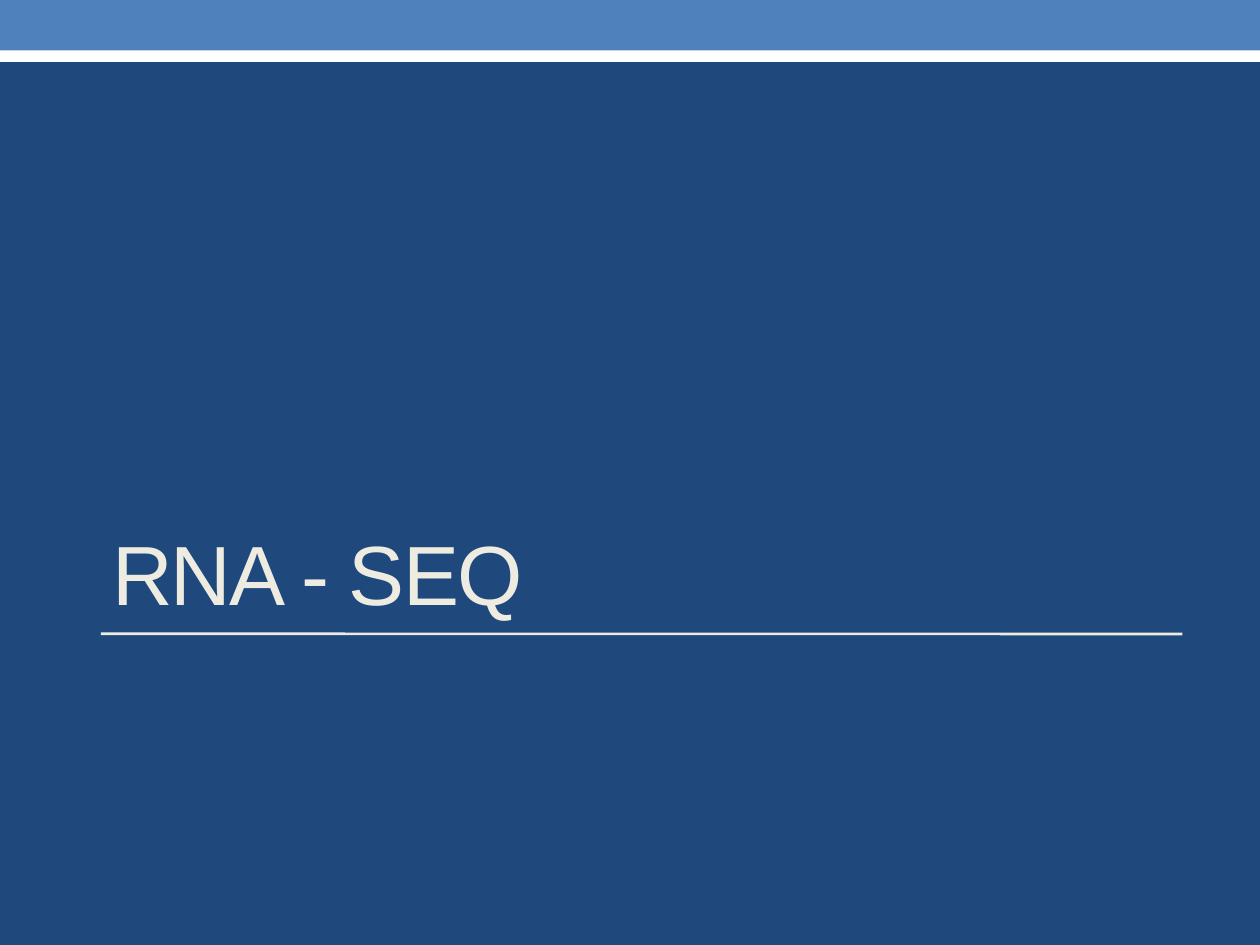
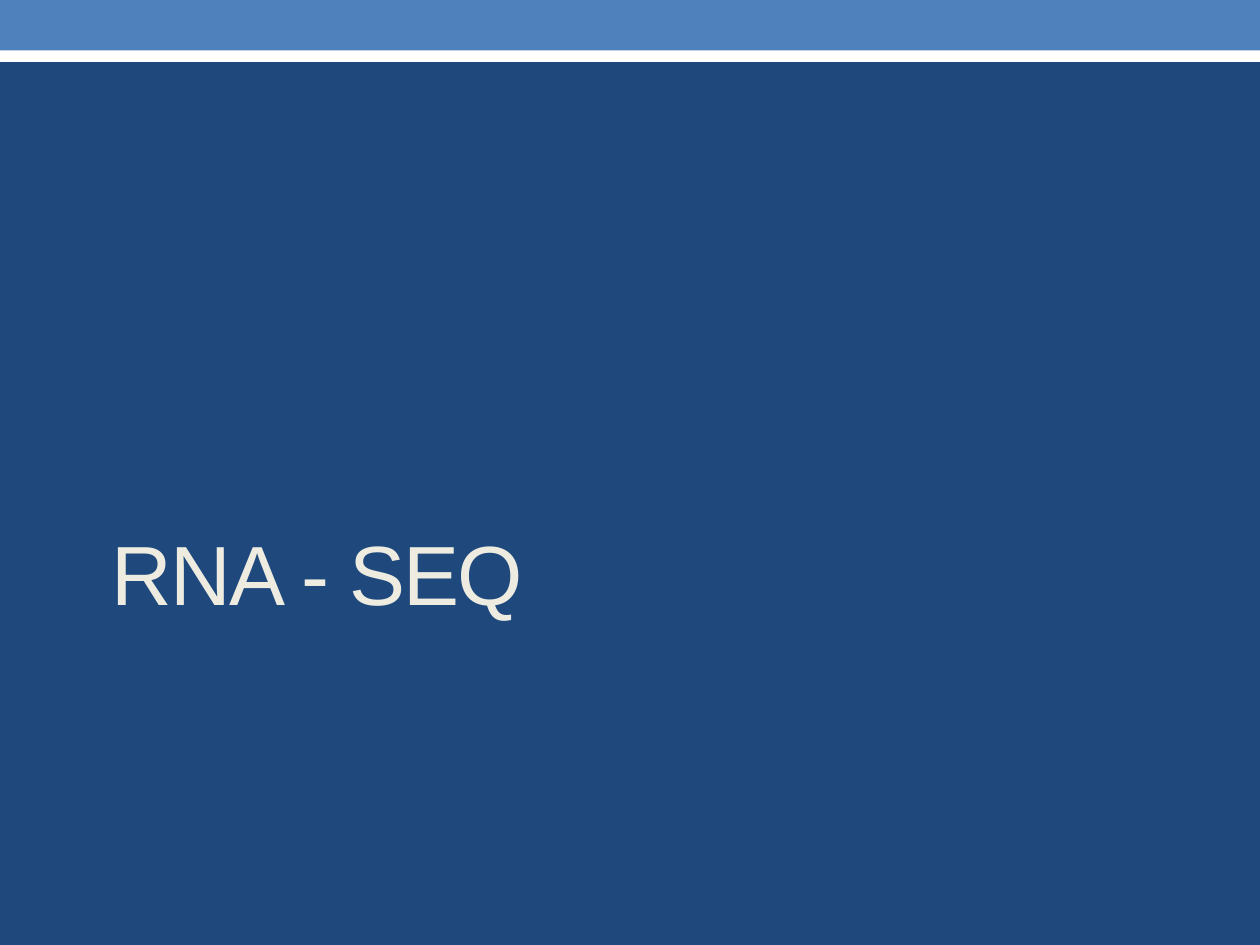
Before and after one commit to PF-BB/CentraleSupelec-R-genomics, a slide deck: slide 11 of docs/source/TP2/TP2_2061124.pptx. Drawn at 1260x945 pixels with LibreOffice and Linux fonts; fonts in the diff are those of the drawing. Boxes give left, top, right and bottom in pixels: in the first picture for what was removed or moved away, otherwise in the second. Text is boxed around its words. In the diff, an @@ line names an element or a change of style, - is before the commit and + after.

```diff
--- a/docs/source/TP2/TP2_2061124.pptx
+++ b/docs/source/TP2/TP2_2061124.pptx
@@ line (101, 634) - (1182, 634): stroke #EEECE1 1.5 pt to #1F497D 1.5 pt @@
```
Also in this commit, not shown: 17 other slides changed.
